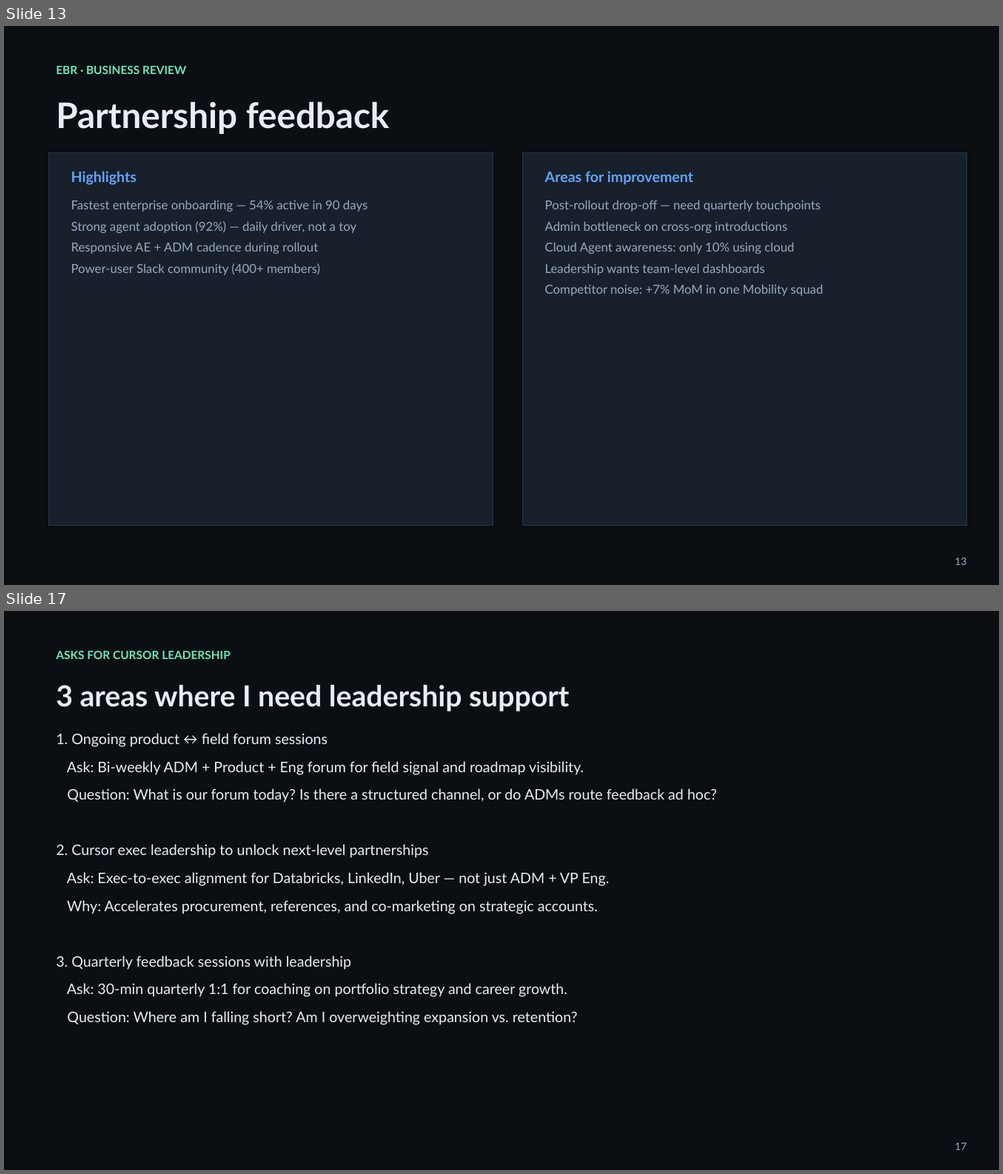
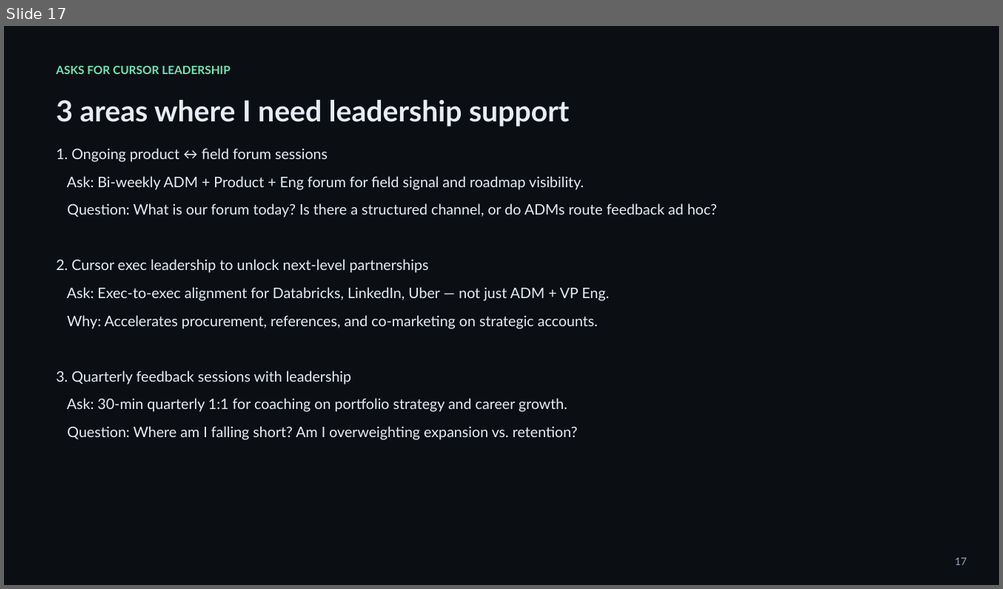
Before and after one commit to gsmith432/DEMO-blender, a slide deck: ebr-interview-deck/Executive_Business_Review_ADM_Interview.pptx. Shown one above the other, each under a label of ours: slides 13 and 17 before the commit, slide 17 after it; the slides between them are not shown. The pictures are 1003x1174 and 1003x589 pixels, drawn with LibreOffice and Linux fonts; fonts in the diff are those of the drawing. Boxes give left, top, right and bottom in pixels: in the first picture for what was removed or moved away, otherwise in the second. Text is boxed around its words. In the diff, an @@ line names an element or a change of style, - is before the commit and + after.

```diff
--- a/ebr-interview-deck/Executive_Business_Review_ADM_Interview.pptx
+++ b/ebr-interview-deck/Executive_Business_Review_ADM_Interview.pptx
@@ slide 13 removed at (4, 26, 999, 585), background #0B0F14 @@
@@ text removed at (56, 65, 186, 74) @@
-EBR · BUSINESS REVIEW
@@ text removed at (56, 101, 390, 134) @@
-Partnership feedback
@@ rectangle removed at (48, 153, 492, 526) @@
@@ rectangle removed at (523, 153, 967, 526) @@
@@ text removed at (71, 171, 136, 185) @@
-Highlights
@@ text removed at (545, 171, 693, 185) @@
-Areas for improvement
@@ text removed at (71, 200, 367, 275) @@
-Fastest enterprise onboarding — 54% active in 90 days
-Strong agent adoption (92%) — daily driver, not a toy
-Responsive AE + ADM cadence during rollout
-Power-user Slack community (400+ members)
@@ text removed at (545, 200, 823, 296) @@
-Post-rollout drop-off — need quarterly touchpoints
-Admin bottleneck on cross-org introductions
-Cloud Agent awareness: only 10% using cloud
-Leadership wants team-level dashboards
-Competitor noise: +7% MoM in one Mobility squad
@@ text removed at (954, 558, 966, 565) @@
-13
```
Also in this commit, not shown: 10 slides changed, 4 slides added, 3 other slides removed, 1 other file.
